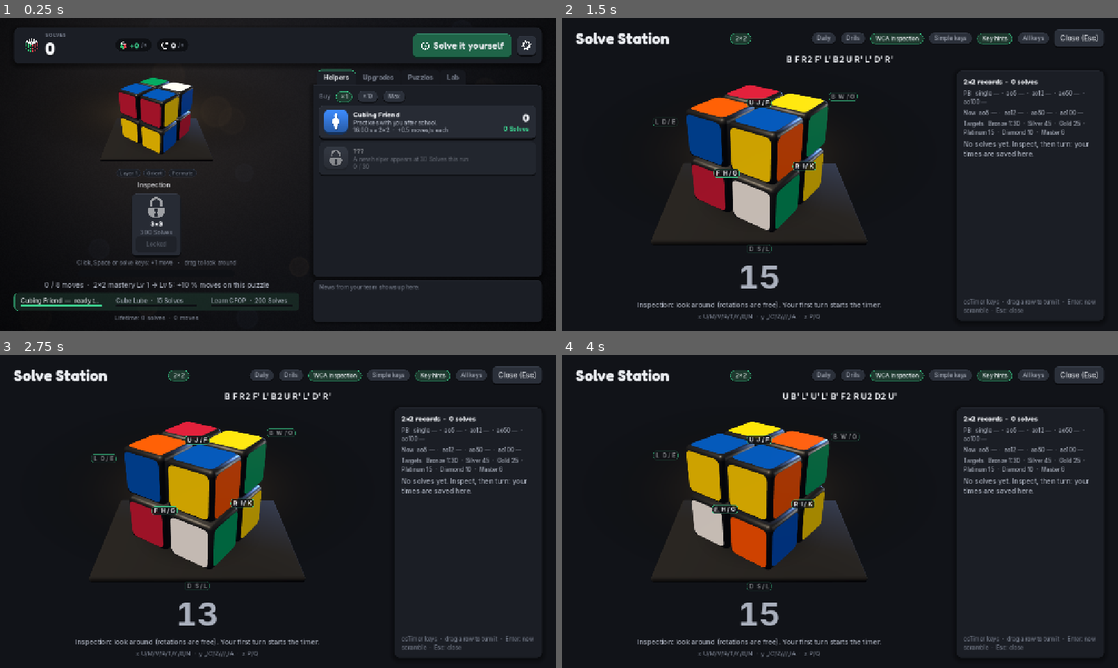
Above: before the commit, frames 1-4 (two rows, left to right).
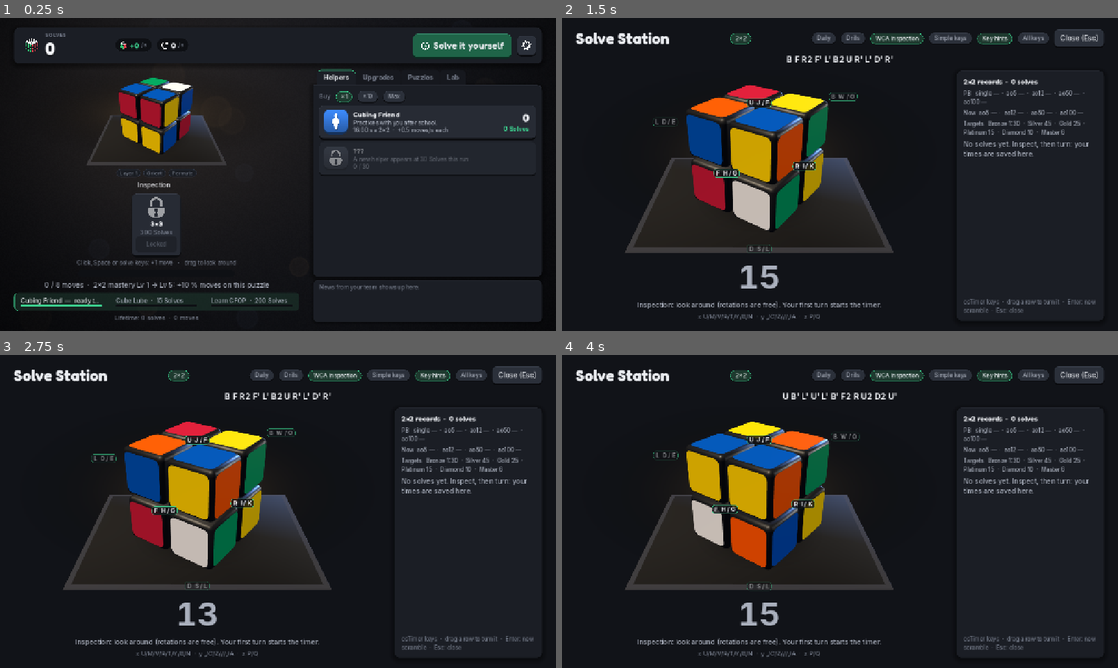
Above: after the commit, the same moments.

Repository: numanberk/cube
Game: Godot game, scene res://scenes/main.tscn
Same seed, same stepped clock (60 frames per second), same inputs: the game is played once before the commit and once after it. Sound files missing from this copy of the repository are replaced by a short silence.
Inputs:
- Up to frame 1 (0.25 s): no input
- Up to frame 2 (1.5 s): click "Solve it yourself" at 0.5 s; click "×1" at 1.25 s
- Up to frame 3 (2.75 s): click "×10" at 2 s
- Up to frame 4 (4 s): click "Max" at 2.75 s; click "2×2" at 3.5 s

The runs differ from the first frame. In frame 1, 0.5% of the frame differs, in the area x 15-41%, y 31-48%; in frame 2, 1.9%, in the area x 11-60%, y 44-76%; in frame 3, 1.9%; in frame 4, 1.9%.

Commit message:
WIP V.3: framed cubing mat sized from the bounding radius (fits the Megaminx)
Feature branch only; review running (gate skipped for this WIP commit).

Co-Authored-By: Claude Opus 5.5 <noreply@anthropic.com>
Claude-Session: https://claude.ai/code/session_01NpBEb1RssyMNiukkeMDckQ

Diff:
--- a/scenes/puzzle_view_3d.tscn
+++ b/scenes/puzzle_view_3d.tscn
@@ -52,6 +52,10 @@
 unique_name_in_owner = true
 cast_shadow = 0
 
+[node name="MatInset" type="MeshInstance3D" parent="Viewport/Floor"]
+unique_name_in_owner = true
+cast_shadow = 0
+
 [node name="Shadow" type="MeshInstance3D" parent="Viewport/Floor"]
 unique_name_in_owner = true
 cast_shadow = 0
--- a/scripts/ui/puzzle_view_3d.gd
+++ b/scripts/ui/puzzle_view_3d.gd
@@ -77,11 +77,13 @@
 const BODY_STEPS_HIGH := 3      ## segments per rounded edge of a piece body
 const BODY_STEPS_LOW := 1       ## one segment = a simple bevel
 const STAGE_GLOW_COLOR := Color(0.36, 0.29, 0.21)  ## warm, like the desk lamp in the background (V.3)
-const MAT_HALF_WIDTH := 0.95    ## the mat, × the puzzle's width: half its width...
-const MAT_HALF_DEPTH := 0.72    ## ...half its depth (front to back)...
-const MAT_THICKNESS := 0.07     ## ...and its thickness
+const MAT_HALF_WIDTH := 1.3     ## the mat, × the puzzle's bounding radius (fits cubes and the Megaminx): half its width...
+const MAT_HALF_DEPTH := 1.0     ## ...half its depth (front to back)...
+const MAT_THICKNESS := 0.06     ## ...and its thickness, × the puzzle's width
 const MAT_GAP := 0.015          ## the puzzle floats this × its width above the mat (no z-fighting at the corners)
-const MAT_COLOR := Color("#0e0f13")
+const MAT_COLOR := Color("#2b2e38")        ## the mat's rim (its body)...
+const MAT_INSET_COLOR := Color("#0c0d11")  ## ...and the darker playing surface set into it, like a speed-cubing mat
+const MAT_RIM := 0.07           ## the rim's width, × the puzzle's bounding radius
 const MAT_STEPS := 3
 const RIM_DIRECTION := Vector3(-0.45, -0.5, 0.75)  ## the rim light shines from behind the puzzle, towards the camera
 const CAMERA_DROP := 0.1        ## camera sits this × size below centre, so the puzzle rides higher (room for the shadow)
@@ -98,6 +100,7 @@
 @onready var _shadow: MeshInstance3D = %Shadow
 @onready var _floor: Node3D = %Floor
 @onready var _mat: MeshInstance3D = %Mat
+@onready var _mat_inset: MeshInstance3D = %MatInset
 @onready var _rim_light: DirectionalLight3D = %RimLight
 
 var model: TwistyModel
@@ -190,6 +193,9 @@
 	mat_material.roughness = 0.9
 	mat_material.specular = 0.2
 	_mat.material_override = mat_material
+	var inset_material := mat_material.duplicate() as StandardMaterial3D
+	inset_material.albedo_color = MAT_INSET_COLOR
+	_mat_inset.material_override = inset_material
 	_floor.visible = floor_enabled
 	_rim_light.look_at_from_position(Vector3.ZERO, RIM_DIRECTION)
 	resized.connect(_frame_camera)
@@ -918,17 +924,24 @@
 	_floor.basis = _base_puzzle
 	if not is_equal_approx(_mat_extent, extent):  # framing runs on every resize; the mesh only changes with the puzzle
 		_mat_extent = extent
-		_mat.mesh = PuzzleMeshes.rounded_slab(Vector3(extent * MAT_HALF_WIDTH, thickness / 2.0, extent * MAT_HALF_DEPTH),
+		_mat.mesh = PuzzleMeshes.rounded_slab(Vector3(radius * MAT_HALF_WIDTH, thickness / 2.0, radius * MAT_HALF_DEPTH),
 				thickness * 0.45, MAT_STEPS)
+		var rim := radius * MAT_RIM
+		_mat_inset.mesh = PuzzleMeshes.rounded_slab(Vector3(radius * MAT_HALF_WIDTH - rim, thickness * 0.1,
+				radius * MAT_HALF_DEPTH - rim), thickness * 0.09, 1)
 	_mat.position = Vector3(0.0, top - thickness / 2.0, 0.0)
+	_mat_inset.position = Vector3(0.0, top - thickness * 0.08, 0.0)  # its top just above the rim's top
 	var width := extent * 1.45
 	(_shadow.mesh as PlaneMesh).size = Vector2(width, width * 0.95)
 	_shadow.position = Vector3(0.0, top + extent * 0.002, 0.0)
 
 
-## The mat's top surface, in the puzzle's tilted frame (tests).
+## The mat's highest surface (its inset), in the puzzle's tilted frame (tests).
 func mat_top() -> float:
-	return _mat.position.y + (_mat.mesh as ArrayMesh).get_aabb().size.y / 2.0 if _mat.mesh != null else 0.0
+	if _mat.mesh == null:
+		return 0.0
+	return maxf(_mat.position.y + (_mat.mesh as ArrayMesh).get_aabb().size.y / 2.0,
+			_mat_inset.position.y + (_mat_inset.mesh as ArrayMesh).get_aabb().size.y / 2.0)
 
 
 func _make_body_mesh(steps: int) -> ArrayMesh:
